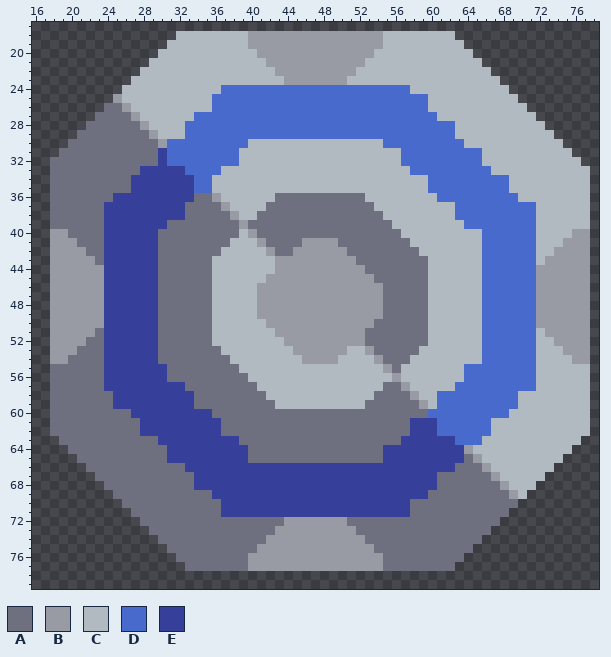
Edited in one commit: sprite sheet (sprites/blocks/production/advanced-vanilla/advanced-water-extractor-top.png). Above is the file before it was changed.
The file is 96x96 pixels. Shown: x 16..78, y 17..79.
Palette (. is transparent): A #6e7080  B #989aa4  C #b0bac0  D #486acd  E #363f9a
And afterwards:
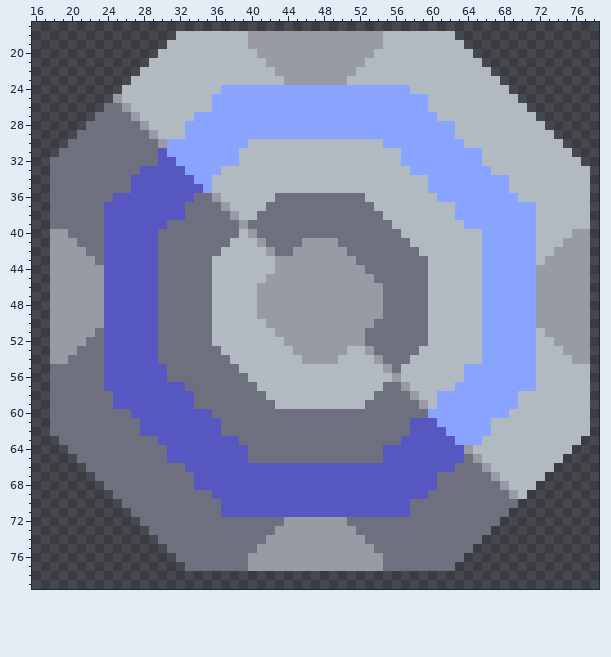
Change:
{"colour":"D","old":"#486acd","new":"#88a4ff"}
{"colour":"E","old":"#363f9a","new":"#5757c1"}
{"y":32,"x":31,"old":"D","new":"E"}
{"y":35,"x":34,"old":"D","new":"E"}
{"y":62,"x":61,"old":"D","new":"E"}
{"label":"changed","picture_box":[104,85,536,517]}
